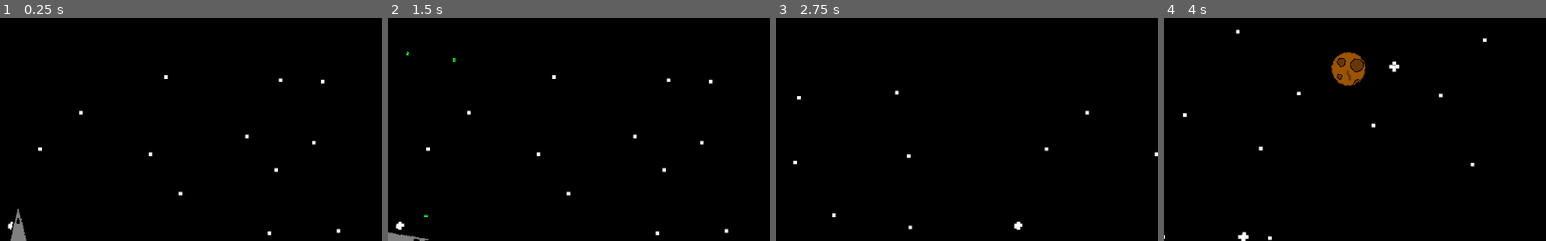
Above: before the commit, frames 1-4 (left to right).
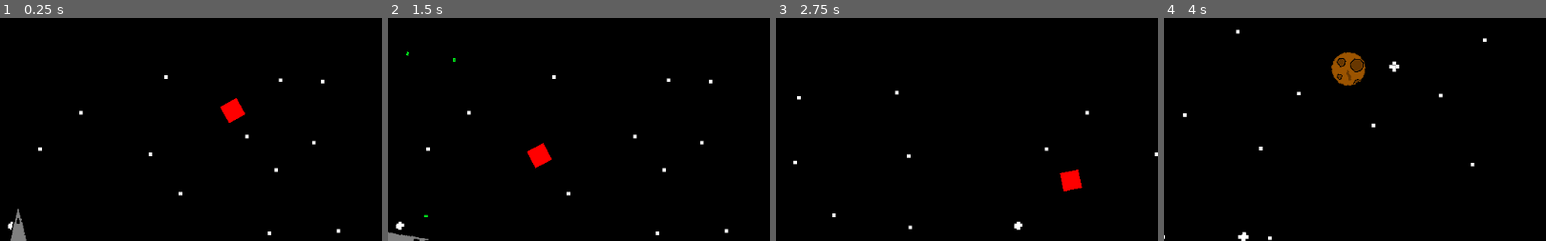
Above: after the commit, the same moments.

Repository: jlpatter/GodotSpaceShooter
Game: Godot game, scene res://src/Levels/Level1.tscn
Two runs of this game, one before a commit and one after it. Both use one fixed random seed, a clock stepped at 60 frames per second and the inputs below. The project has no main scene, so this scene is started directly.
Inputs:
- Up to frame 1 (0.25 s): no input
- Up to frame 2 (1.5 s): hold D (move_right) 0.53-1.28 s; tap Space (shoot) at 0.6, 1.35 s; hold S (move_down) from 1.28 s (still down)
- Up to frame 3 (2.75 s): release S (move_down) at 2.03 s; hold D (move_right) from 2.03 s (still down); tap Space (shoot) at 2.1 s
- Up to frame 4 (4 s): release D (move_right) at 2.78 s; hold W (move_up) 2.78-3.53 s; tap Space (shoot) at 2.85, 3.6 s; hold A (move_left) from 3.53 s (still down)
The pictures show only the part of the screen within x 48-98%, y 0-50%; the shares and areas given below are measured in that part.

The runs differ from the first frame. In frame 1, 0.4% of the frame differs, in the area x 57-65%, y 35-48%; in frame 2, 0.4%, in the area x 36-43%, y 55-68%; in frame 3, 0.4%; in frame 4, nothing differs.

Commit message:
Added an enemy with bullets

Diff:
--- /dev/null
+++ b/src/Actors/Enemy1.gd
@@ -0,0 +1,10 @@
+extends Node2D
+
+const SPEED = 100.0
+
+var timer = 5.0
+
+func _physics_process(delta):
+	look_at(get_parent().get_node("Player").position)
+	var dir = Vector2(1.0, 0.0).rotated(rotation)
+	position += dir * SPEED * delta
--- /dev/null
+++ b/src/Actors/Enemy1.tscn
@@ -0,0 +1,22 @@
+[gd_scene load_steps=3 format=2]
+
+[ext_resource path="res://src/Actors/Enemy1.gd" type="Script" id=1]
+
+[sub_resource type="RectangleShape2D" id=1]
+extents = Vector2( 12.5, 12.5 )
+
+[node name="Enemy1" type="Node2D"]
+script = ExtResource( 1 )
+
+[node name="GFX" type="Polygon2D" parent="."]
+color = Color( 1, 0, 0, 1 )
+polygon = PoolVector2Array( 0, 0, 25, 0, 25, 25, 0, 25 )
+
+[node name="BulletSpawnLocation" type="Node2D" parent="."]
+position = Vector2( 12.5, 0 )
+
+[node name="Area2D" type="Area2D" parent="."]
+
+[node name="CollisionShape2D" type="CollisionShape2D" parent="Area2D"]
+position = Vector2( 12.5, 12.5 )
+shape = SubResource( 1 )
--- /dev/null
+++ b/src/Actors/RedBullet.gd
@@ -0,0 +1,17 @@
+extends KinematicBody2D
+
+var SPEED = 300.0
+
+var speed = SPEED
+var delete_time = 10.0
+
+func _physics_process(delta):
+	delete_time -= delta
+	if delete_time < 0.0:
+		queue_free()
+
+	var dir = Vector2(0.0, -1.0).rotated(rotation)
+	move_and_slide(dir * speed)
+
+func set_speed(var ship_speed):
+	speed = SPEED + ship_speed
--- /dev/null
+++ b/src/Actors/RedBullet.tscn
@@ -0,0 +1,21 @@
+[gd_scene load_steps=5 format=2]
+
+[ext_resource path="res://Assets/RedBullet.png" type="Texture" id=1]
+[ext_resource path="res://src/Actors/RedBullet.gd" type="Script" id=2]
+[ext_resource path="res://Assets/shootSound.wav" type="AudioStream" id=3]
+
+[sub_resource type="RectangleShape2D" id=1]
+extents = Vector2( 1.51672, 2.53232 )
+
+[node name="RedBullet" type="KinematicBody2D"]
+script = ExtResource( 2 )
+
+[node name="RedBullet" type="Sprite" parent="."]
+texture = ExtResource( 1 )
+
+[node name="CollisionShape2D" type="CollisionShape2D" parent="."]
+shape = SubResource( 1 )
+
+[node name="AudioStreamPlayer2D" type="AudioStreamPlayer2D" parent="."]
+stream = ExtResource( 3 )
+autoplay = true
--- a/src/Levels/Level1.tscn
+++ b/src/Levels/Level1.tscn
@@ -1,8 +1,9 @@
-[gd_scene load_steps=4 format=2]
+[gd_scene load_steps=5 format=2]
 
 [ext_resource path="res://src/Actors/Player.tscn" type="PackedScene" id=1]
 [ext_resource path="res://src/Actors/Asteroid.tscn" type="PackedScene" id=2]
 [ext_resource path="res://Assets/StarsBackground.png" type="Texture" id=3]
+[ext_resource path="res://src/Actors/Enemy1.tscn" type="PackedScene" id=4]
 
 [node name="Level1" type="Node2D"]
 
@@ -14,6 +15,9 @@
 [node name="Asteroid" parent="." instance=ExtResource( 2 )]
 position = Vector2( 254.694, 396.409 )
 
+[node name="Enemy1" parent="." instance=ExtResource( 4 )]
+position = Vector2( 851.766, 91.429 )
+
 [node name="ParallaxBackground" type="ParallaxBackground" parent="."]
 
 [node name="ParallaxLayer" type="ParallaxLayer" parent="ParallaxBackground"]
Binary file added: Assets/RedBullet.png
Not shown, added: Assets/RedBullet.png.import
Not shown, added: Assets/RedBullet.kra
